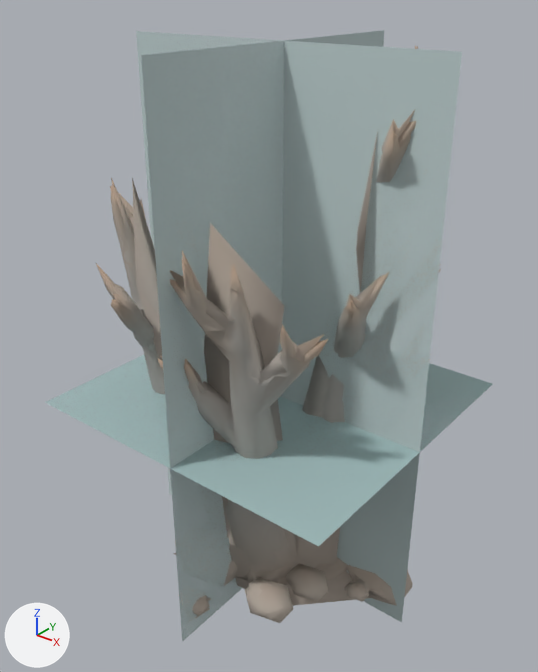
An edit to the glTF model data/models/board/mars/antler-crown.glb, drawn before and after from the same camera.
Rendered twice from a 50 mm lens placed at (22.0, -28.6, 32.7), pointed at (-0.8, -0.1, 15.0). The axes (+X, +Y, +Z) are drawn at lower left. The lights are the same throughout. The first picture is the older version. Where no turn or scale is listed for an object, it has been applied to the vertices. Vertices at exactly the same position are counted once.

Script lines for the objects in view, before the commit:
```python
me_antler_crown_lod1 = bpy.data.meshes.new('antler-crown-lod1')
me_antler_crown_lod1.from_pydata(...)  # 430 vertices, 812 faces; spans x -9.8..8.7, y -8.6..8.4, z 0.0..30.0
me_antler_crown_lod1.materials.append(mat_coral)  # its picture is missing
me_antler_crown_lod2 = bpy.data.meshes.new('antler-crown-lod2')
me_antler_crown_lod2.from_pydata(...)  # 68 vertices, 87 faces; spans x -9.8..7.3, y -8.1..6.9, z 0.0..30.0
me_antler_crown_lod2.materials.append(mat_coral)  # its picture is missing
me_antler_crown_lod3 = bpy.data.meshes.new('antler-crown-lod3')
me_antler_crown_lod3.from_pydata(...)  # 12 vertices, 6 faces; spans x -9.8..8.7, y -8.6..8.8, z 0.0..30.0
me_antler_crown_lod3.materials.append(mat_impostor)  # its picture is missing
ob_antler_crown_lod1_001 = bpy.data.objects.new('antler-crown-lod1.001', me_antler_crown_lod1)
ob_antler_crown_lod1_001.location = (0.0, 0.0, 0.0)
ob_antler_crown_lod2_001 = bpy.data.objects.new('antler-crown-lod2.001', me_antler_crown_lod2)
ob_antler_crown_lod2_001.location = (0.0, 0.0, 0.0)
ob_antler_crown_lod3_001 = bpy.data.objects.new('antler-crown-lod3.001', me_antler_crown_lod3)
ob_antler_crown_lod3_001.location = (0.0, 0.0, 0.0)
# also in view: 'antler-crown-lod0.001' at (-0.6, 0.1, 15.0)
```
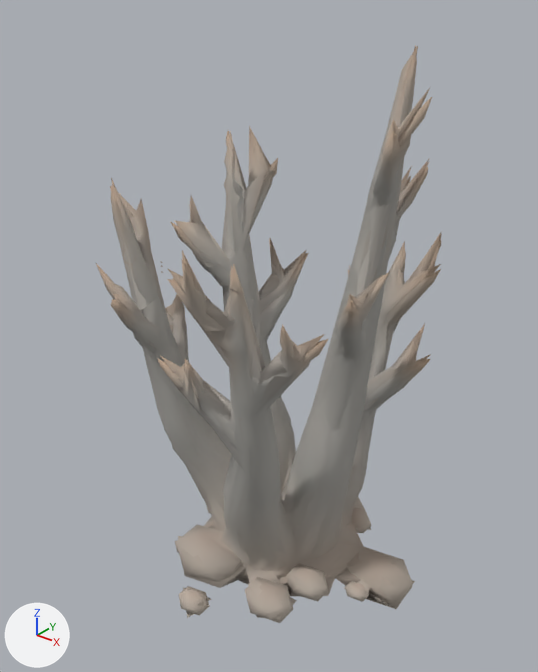
The edits, one by one:
me_antler_crown_lod2 is used by ob_antler_crown_lod2_001; location (0.0, 0.0, 0.0).
me_antler_crown_lod2 had 68 vertices, 87 faces and spanned x -9.8..7.3, y -8.1..6.9, z 0.0..30.0.
me_antler_crown_lod2 now has 246 vertices, 443 faces and spans x -9.8..8.6, y -8.1..8.4, z 0.0..30.0.
me_antler_crown_lod2 part 1: the loose piece of 41 vertices spanning x -7.7..7.3, y -6.9..6.9, z 0.0..30.0 is rebuilt with 219 vertices and now spans x -9.4..8.6, y -7.7..8.4, z 0.0..30.0.
me_antler_crown_lod2 part 2: the loose piece of 3 vertices spanning x -1.5..0.6, y -7.9..-6.9, z 0.5..1.5 is rebuilt with 3 vertices and now spans x -1.5..0.6, y -7.9..-6.9, z 0.9..1.7.
Other edits to the shape of me_antler_crown_lod2 do not show in these pictures.
me_antler_crown_lod3 is used by ob_antler_crown_lod3_001; location (0.0, 0.0, 0.0).
me_antler_crown_lod3 had 12 vertices, 6 faces and spanned x -9.8..8.7, y -8.6..8.8, z 0.0..30.0.
me_antler_crown_lod3 now has 12 vertices, 6 faces and spans x -9.8..8.6, y -8.1..8.4, z 0.0..30.0.
Part 3, on me_antler_crown_lod3:
Vertex 1 of me_antler_crown_lod3 moves from (8.7, 0.0, 0.0) at pixel (401, 622) to (8.6, 0.0, 0.0).
Vertex 2 of me_antler_crown_lod3 moves from (8.7, 0.0, 30.0) at pixel (462, 52) to (8.6, 0.0, 30.0).
Vertex 4 of me_antler_crown_lod3 moves from (0.0, -8.6, 0.0) at pixel (182, 641) to (0.0, -8.1, 0.0).
Vertex 5 of me_antler_crown_lod3 moves from (0.0, 8.8, 0.0) to (0.0, 8.4, 0.0).
Vertex 6 of me_antler_crown_lod3 moves from (0.0, 8.8, 30.0) at pixel (384, 30) to (0.0, 8.4, 30.0).
Vertex 7 of me_antler_crown_lod3 moves from (0.0, -8.6, 30.0) at pixel (141, 55) to (0.0, -8.1, 30.0).
Vertex 8 of me_antler_crown_lod3 moves from (-9.8, -8.6, 11.5) at pixel (44, 402) to (-9.8, -8.1, 10.8).
Vertex 9 of me_antler_crown_lod3 moves from (8.7, -8.6, 11.5) at pixel (318, 546) to (8.6, -8.1, 10.8).
Vertex 10 of me_antler_crown_lod3 moves from (8.7, 8.8, 11.5) at pixel (493, 383) to (8.6, 8.4, 10.8).
Vertex 11 of me_antler_crown_lod3 moves from (-9.8, 8.8, 11.5) to (-9.8, 8.4, 10.8).
me_antler_crown_lod3 part 4: 4 faces centred in x -3.6..2.5, y -2.8..3.0, z 10.0..20.0 are repainted in the vertex colours; the middle colour goes from white #eaffff to beige #ffffc8.
me_antler_crown_lod3 part 5: 2 faces centred in x -3.6..2.5, y -2.8..3.0, z 11.5 are repainted in the vertex colours; the middle colour goes from pale blue #dcffff to beige #ffffc8.

Pixel boxes (x1, y1, x2, y2) of what changed, in the pictures (538 x 672 px; the box of a moved part takes in the faces that stretch with it):
'antler-crown-lod3.001', reshaped, recoloured (not visible afterwards): before (45, 30, 493, 642)
'antler-crown-lod2.001', reshaped: before (132, 132, 411, 621); after (121, 45, 442, 619)
part 1 of me_antler_crown_lod2, rebuilt: before (132, 132, 411, 606); after (121, 45, 442, 619)
part 2 of me_antler_crown_lod2, rebuilt: before (186, 607, 210, 621); after (186, 604, 210, 618)
part 3 of me_antler_crown_lod3, moved or reshaped (not visible afterwards): before (46, 30, 493, 642)
part 4 of me_antler_crown_lod3, recoloured: before (136, 30, 462, 642)
part 5 of me_antler_crown_lod3, recoloured (pale blue): before (46, 346, 493, 547)
